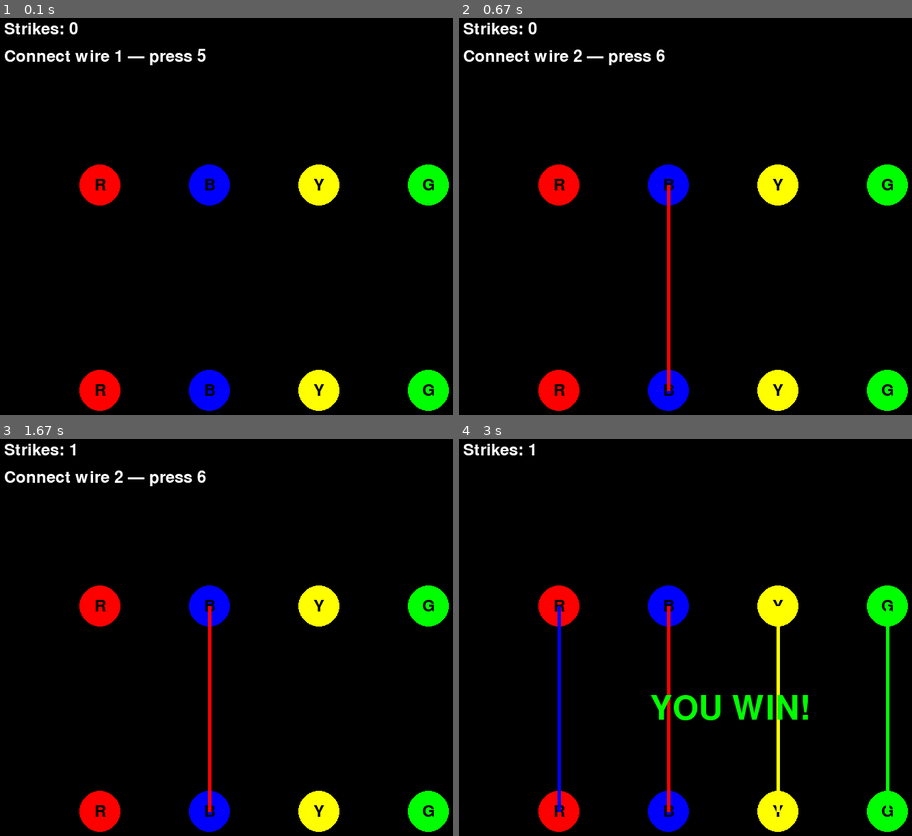
Above: before the commit, frames 1-4 (two rows, left to right).
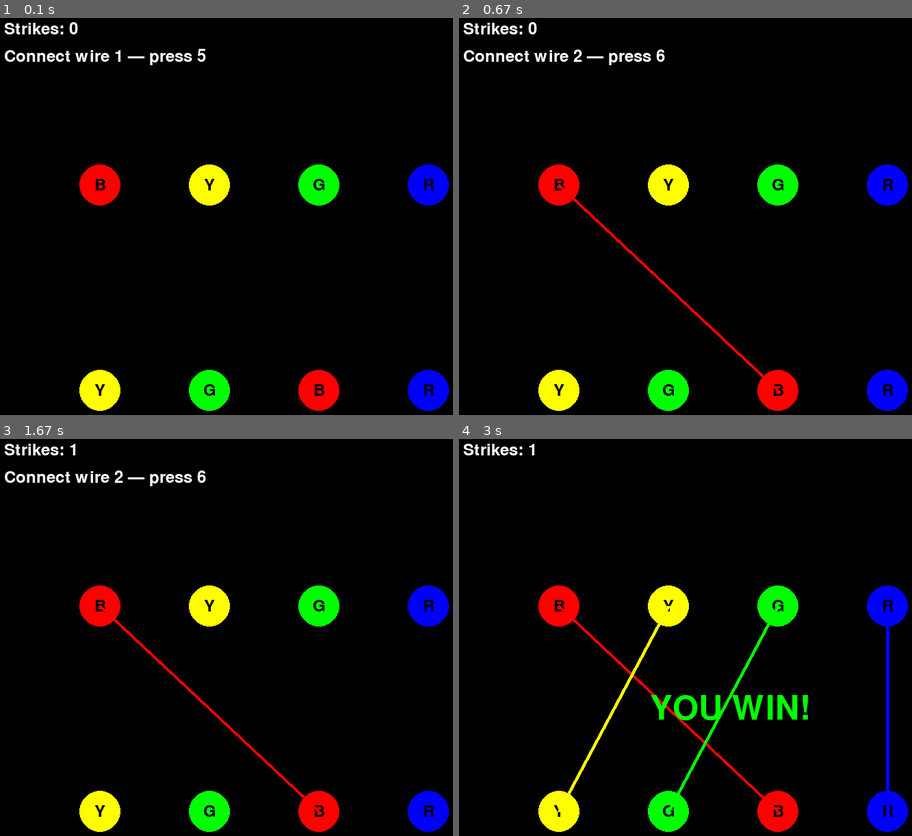
Above: after the commit, the same moments.

Repository: charles-kahlenberg/Bomb-defusal
Game: pygame game, started from Wires GUI.py
The game is run twice, just before and just after one commit, with the same random seed, the same clock (stepped at 60 frames per second) and the same inputs.
Inputs:
- Up to frame 1 (0.1 s): no input
- Up to frame 2 (0.67 s): tap 5 at 0.33 s
- Up to frame 3 (1.67 s): tap Enter at 0.67 s
- Up to frame 4 (3 s): tap 6 at 2 s; tap 7 at 2.33 s; tap 8 at 2.67 s

The runs differ from the first frame. In frame 1, 5.0% of the frame differs, in the area x 17-100%, y 36-99%; in frame 2, 5.7%; in frame 3, 5.7%; in frame 4, 7.2%.

Commit message:
wires are now in a randomized order

Diff:
--- a/Wires GUI.py
+++ b/Wires GUI.py
@@ -122,24 +122,30 @@
     # Variables
     circle_radius = 30
 
+    circle_loc_top = [[150, 250], [310, 250], [470, 250], [630, 250]]
+    circle_loc_bottom = [[150, 550], [310, 550], [470, 550], [630, 550]]
+
+    random.shuffle(circle_loc_top)
+    random.shuffle(circle_loc_bottom)
+
     # Top row (input wires) - 4 columns evenly spaced
-    circle1_x, circle1_y = 150, 250   # Red input
-    circle2_x, circle2_y = 310, 250   # Blue input
-    circle3_x, circle3_y = 470, 250   # Yellow input
-    circle4_x, circle4_y = 630, 250   # Green input
+    circle1_x, circle1_y = circle_loc_top[0]   # Red input
+    circle2_x, circle2_y = circle_loc_top[1]   # Blue input
+    circle3_x, circle3_y = circle_loc_top[2]   # Yellow input
+    circle4_x, circle4_y = circle_loc_top[3]   # Green input
 
     # Bottom row (output wires) - 4 columns evenly spaced
-    circle5_x, circle5_y = 150, 550   # Red output
-    circle6_x, circle6_y = 310, 550   # Blue output
-    circle7_x, circle7_y = 470, 550   # Yellow output
-    circle8_x, circle8_y = 630, 550   # Green output
+    circle5_x, circle5_y = circle_loc_bottom[0]   # Red output
+    circle6_x, circle6_y = circle_loc_bottom[1]   # Blue output
+    circle7_x, circle7_y = circle_loc_bottom[2]   # Yellow output
+    circle8_x, circle8_y = circle_loc_bottom[3]   # Green output
 
     return {
         "colors": {
             "white": white,
             "black": black,
-            "red": red,
-            "blue": blue,
+            "red": blue, # for some reason blue and red are swapped, so I swapped them here. good fix!
+            "blue": red,
             "yellow": yellow,
             "green": green,
         },
@@ -181,6 +187,8 @@
 
     print("Watch the wires! Pressed the designate key that corresponds to the wire color to cut it. Red = R, Green = G, Blue = B, Yellow = Y")
 
+
+
     # Wire objects (created once; drawn each frame when connected)
     red_wire = RedWire(points["circle6"], points["circle2"])
     blue_wire = BlueWire(points["circle5"], points["circle1"])
